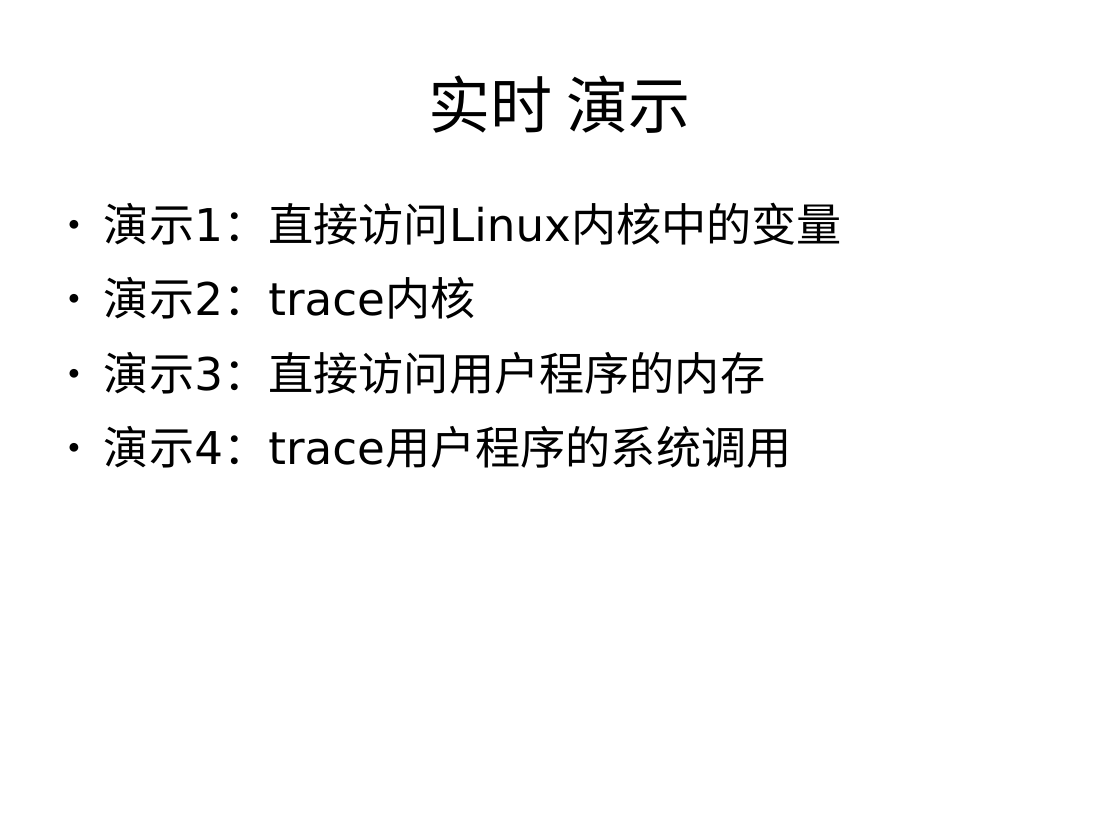
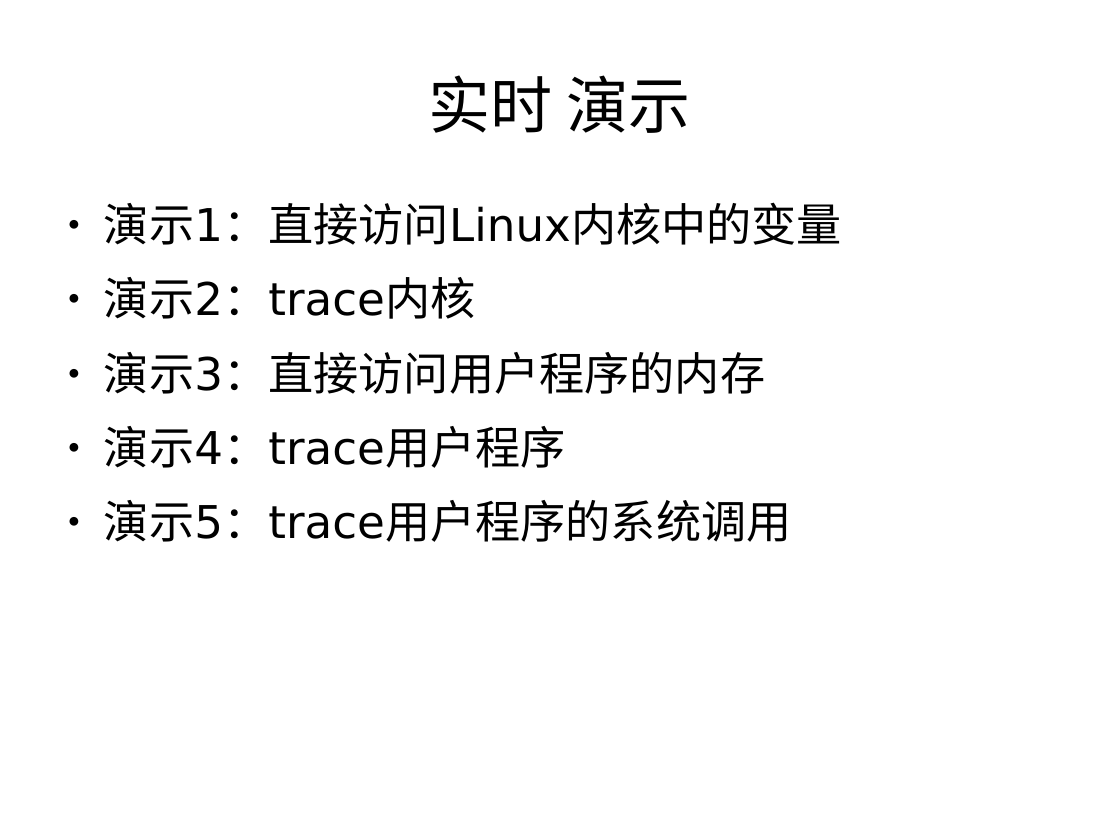
Before and after one commit to teawater/kgtp-misc, a slide deck: slide 9 of show/introduce/kgtpcn.odp (slide 7 before the commit). Drawn at 1120x840 pixels with LibreOffice and Linux fonts; fonts in the diff are those of the drawing. Boxes give left, top, right and bottom in pixels: in the first picture for what was removed or moved away, otherwise in the second. Text is boxed around its words. In the diff, an @@ line names an element or a change of style, - is before the commit and + after.

```diff
--- a/show/introduce/kgtpcn.odp
+++ b/show/introduce/kgtpcn.odp
@@ text at <box>104,426,792,542</box>: text changed @@
-● 演示4：trace用户程序的系统调用
+● 演示4：trace用户程序
+● 演示5：trace用户程序的系统调用
```
Also in this commit, not shown: 10 other slides changed, 8 slides added, 6 slides removed, 1 other file.
